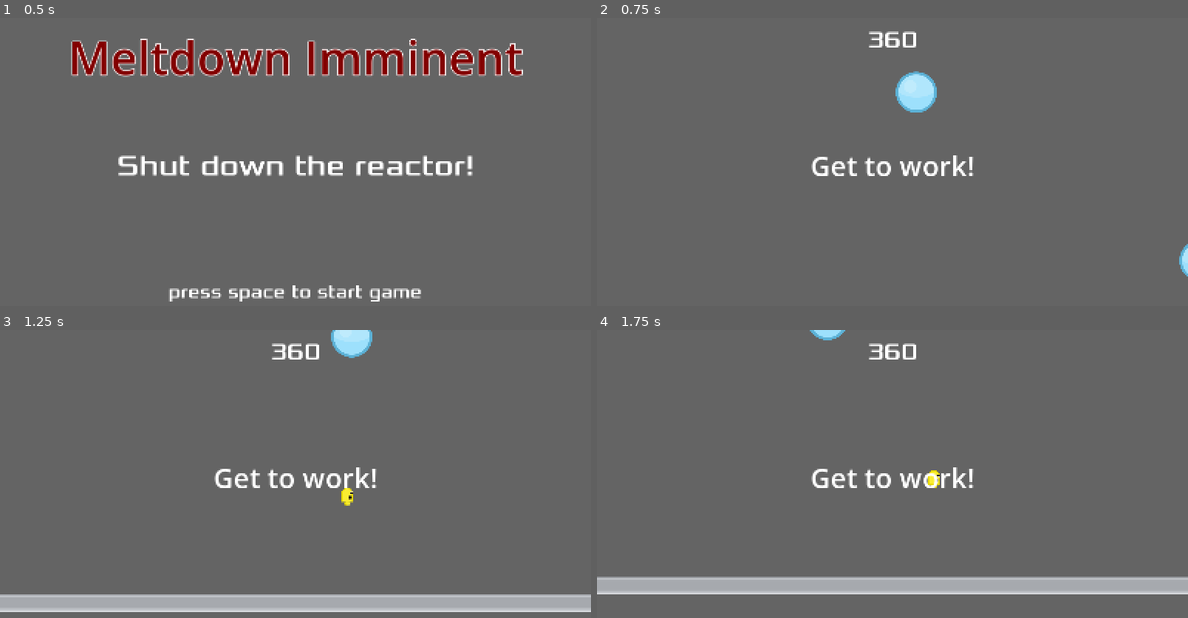
Above: before the commit, frames 1-4 (two rows, left to right).
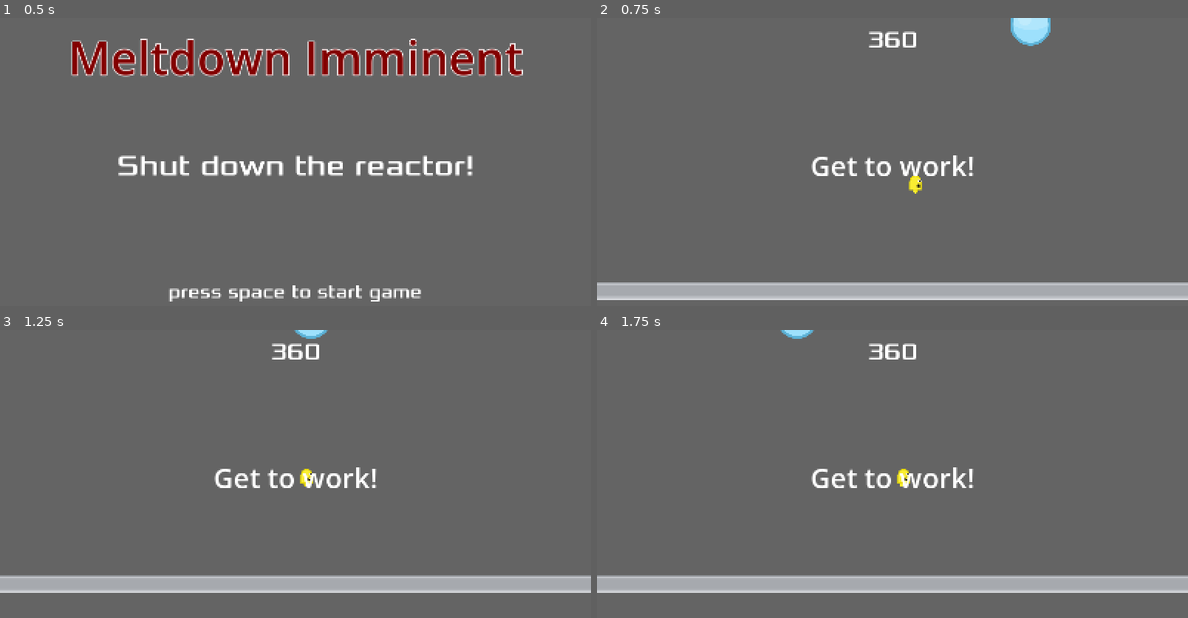
Above: after the commit, the same moments.

Repository: zabuuq/imminent-meltdown
Game: Godot game, scene res://scenes/start_screen.tscn
The game is run twice, just before and just after one commit, with the same random seed, the same clock (stepped at 60 frames per second) and the same inputs.
Inputs:
- Up to frame 1 (0.5 s): no input
- Up to frame 2 (0.75 s): tap Space (start_game) at 0.5, 0.6 s; hold Right (move_right) from 0.53 s (still down)
- Up to frame 3 (1.25 s): keep holding Right (move_right); tap Enter (ui_accept) at 0.77 s
- Up to frame 4 (1.75 s): keep holding Right (move_right); tap Space (start_game) at 1.35 s; tap Enter (ui_accept) at 1.52 s

Frame 1 is identical in both runs. In frame 2, 7.7% of the frame differs, in the area x 0-100%, y 0-98%; in frame 3, 13%; in frame 4, 2.0%.

Commit message:
Increase camera speed to make movement smoother

Diff:
--- a/scenes/player.tscn
+++ b/scenes/player.tscn
@@ -86,6 +86,7 @@
 [node name="Camera2D" type="Camera2D" parent="." unique_id=887225263]
 zoom = Vector2(3, 3)
 position_smoothing_enabled = true
+position_smoothing_speed = 15.0
 
 [node name="BlueCircle" type="Sprite2D" parent="." unique_id=276915962]
 position = Vector2(-5, 0)
